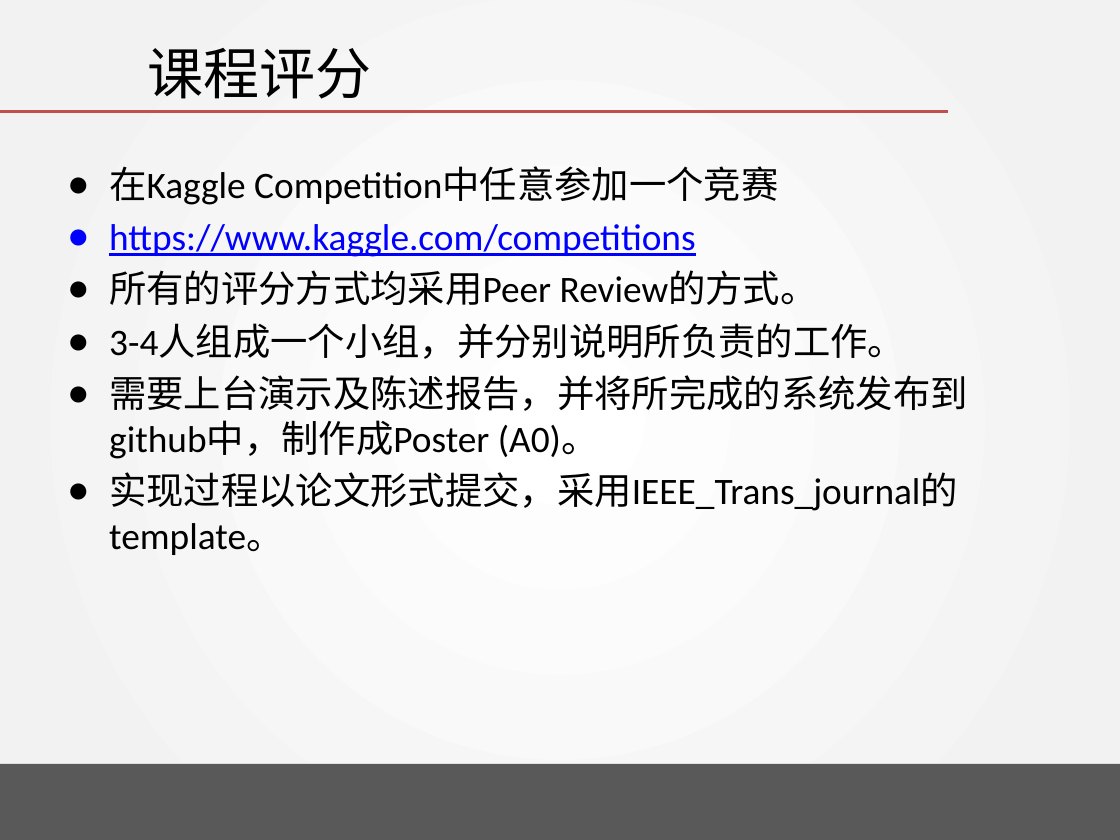
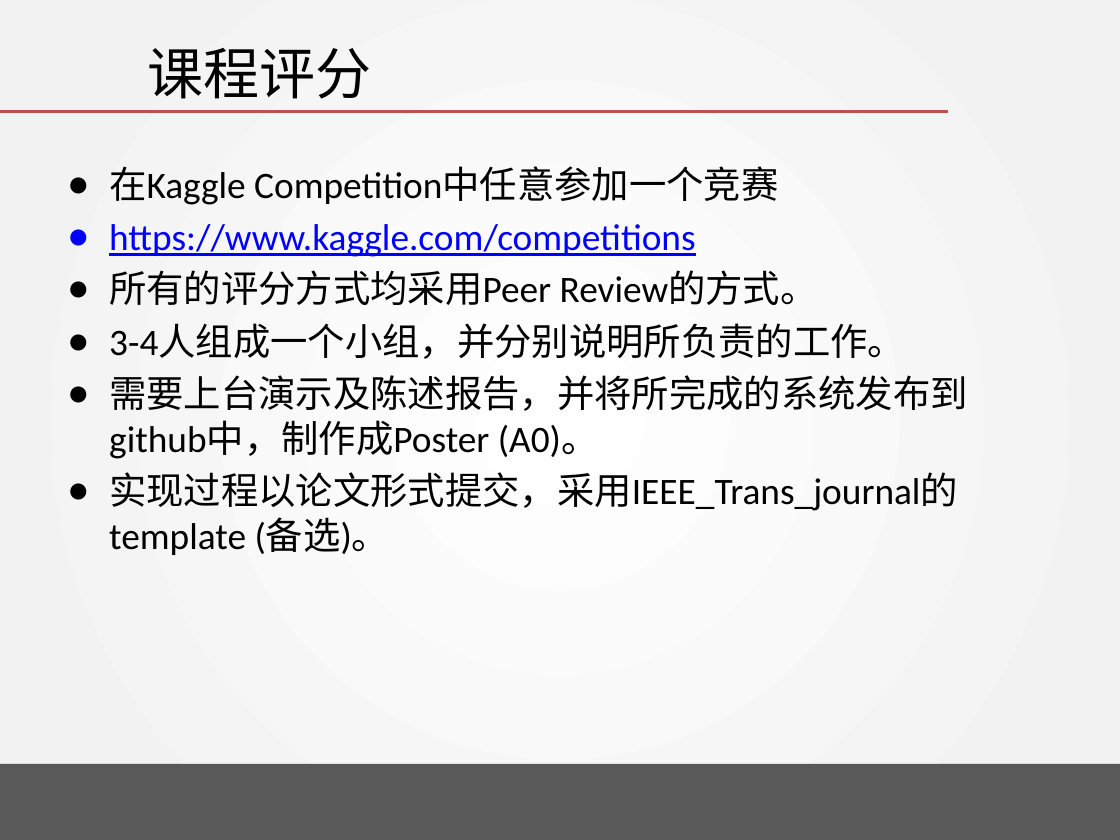
Before and after one commit to DavidPeng11/Artificial_Intelligence_2018, a slide deck: slide 23 of chapter 01 - Linear regression with one variable/Aritificial_Intelligence.pptx. Drawn at 1120x840 pixels with LibreOffice and Linux fonts; fonts in the diff are those of the drawing; background and template pictures are left out. Boxes give left, top, right and bottom in pixels: in the first picture for what was removed or moved away, otherwise in the second. Text is boxed around its words. In the diff, an @@ line names an element or a change of style, - is before the commit and + after.

```diff
--- a/chapter 01 - Linear regression with one variable/Aritificial_Intelligence.pptx
+++ b/chapter 01 - Linear regression with one variable/Aritificial_Intelligence.pptx
@@ text at bbox=[109, 472, 958, 554]: text changed @@
-● 实现过程以论文形式提交，采用IEEE_Trans_journal的template。
+● 实现过程以论文形式提交，采用IEEE_Trans_journal的template (备选)。
```
Also in this commit, not shown: 8 other files.
